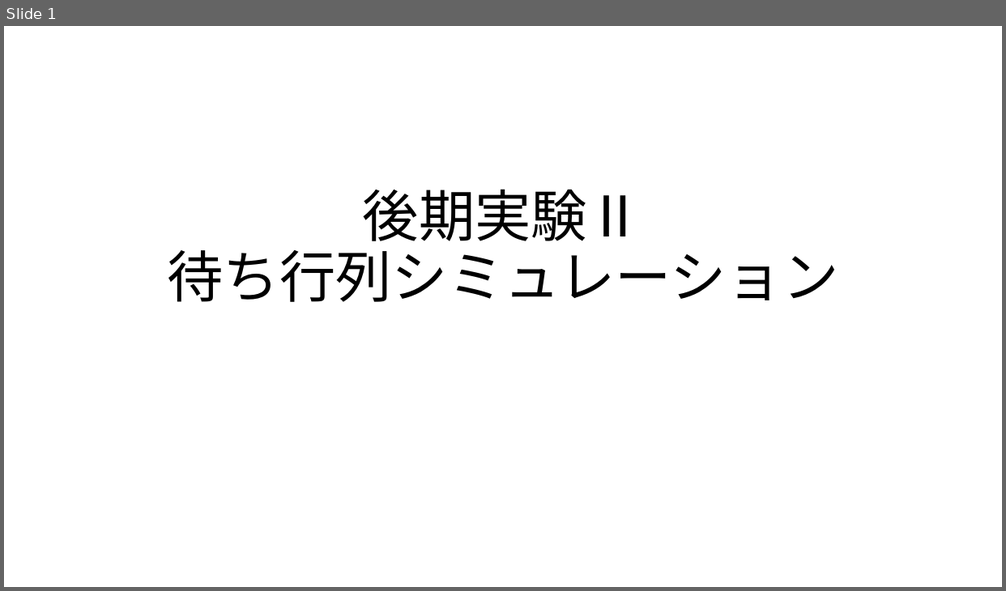
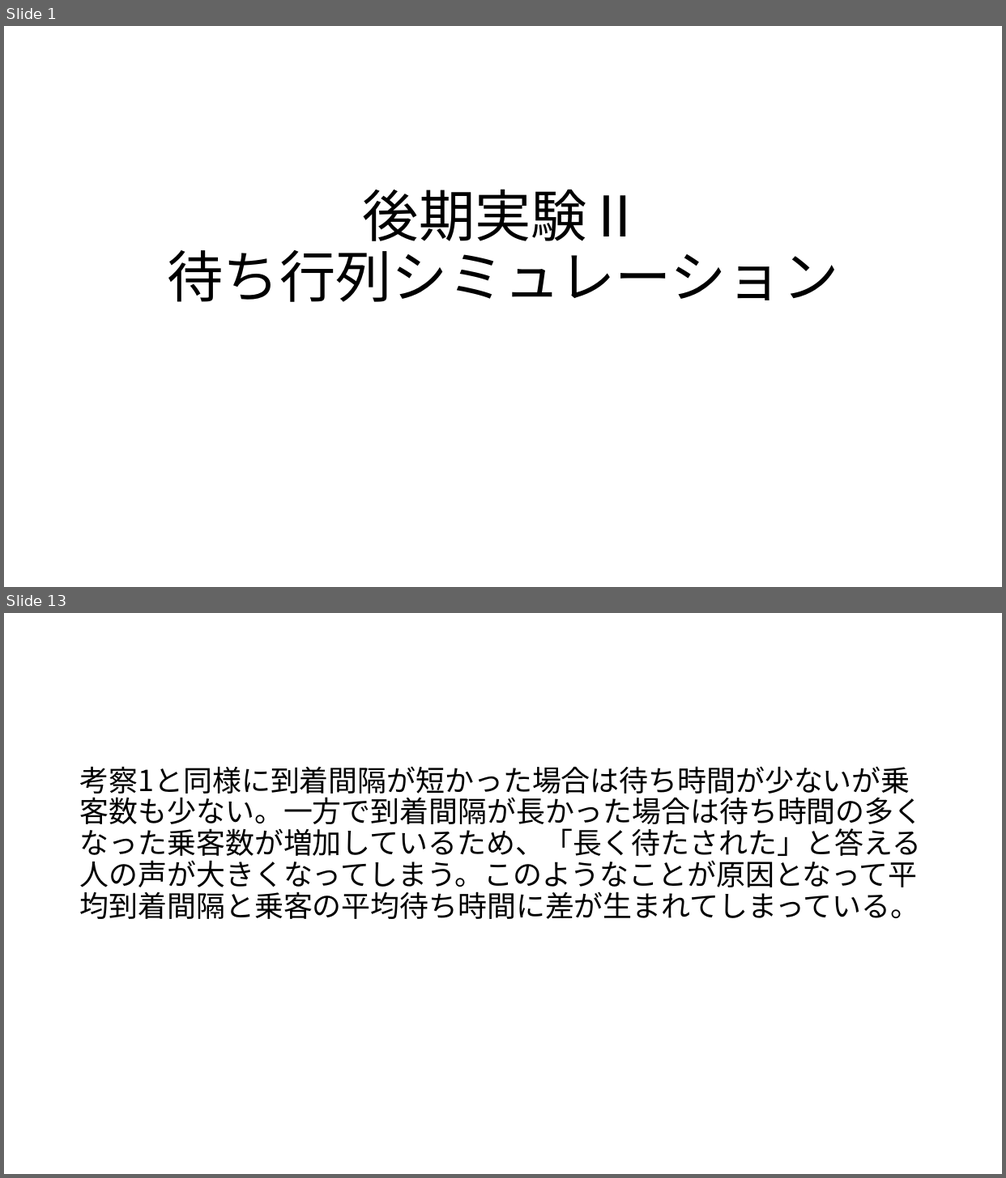
Before and after one commit to kamase14/jikken_2, a slide deck: slide.pptx. Shown one above the other, each under a label of ours: slide 1 before the commit, slides 1 and 13 after it; the slides between them are not shown. The pictures are 1006x591 and 1006x1178 pixels, drawn with LibreOffice and Linux fonts; fonts in the diff are those of the drawing. Boxes give left, top, right and bottom in pixels: in the first picture for what was removed or moved away, otherwise in the second. Text is boxed around its words. In the diff, an @@ line names an element or a change of style, - is before the commit and + after.

```diff
--- a/slide.pptx
+++ b/slide.pptx
@@ slide 13 added at box(4, 613, 1002, 1174), background #FFFFFF @@
@@ text added at box(80, 766, 923, 919), 28 pt, text #000000 @@
+考察1と同様に到着間隔が短かった場合は待ち時間が少ないが乗客数も少ない。一方で到着間隔が長かった場合は待ち時間の多くなった乗客数が増加しているため、「長く待たされた」と答える人の声が大きくなってしまう。このようなことが原因となって平均到着間隔と乗客の平均待ち時間に差が生まれてしまっている。
```
Also in this commit, not shown: 4 slides changed, 7 other slides added, 4 slides removed.
